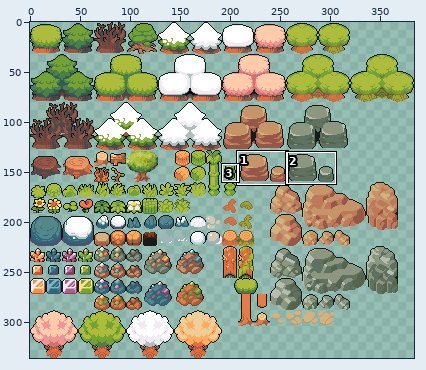
Sprite sheet -- Ninja Adventure - Asset Pack/Backgrounds/Tilesets/TilesetNature.png. Above: a wide view before the commit, with the close-up outlined.
Close-up. The starting point:
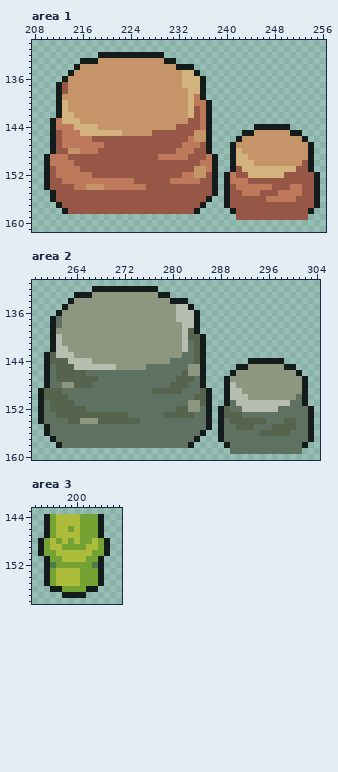
The file is 384x336 pixels. Pixels under 10% opacity are left out. Colours within 5 levels of each other are drawn and written as one. Shown: area 1: x 208..256, y 130..161; area 2: x 257..304, y 131..160; area 3: x 193..207, y 143..158. The commit also changed other parts of the picture, which this record leaves out.
After:
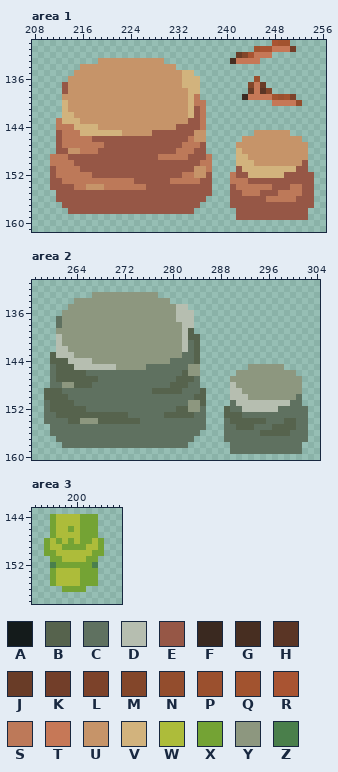
Palette (. is transparent): A #141b1b  B #56634d  C #5f7160  D #b6beb0  E #965746  F #3a2920  G #472e21  H #5a3525  J #693c27  K #723e29  L #7c422a  M #83462a  N #934d2d  P #9b502e  Q #a2532f  R #a95432  S #bd7959  T #c67857  U #c69469  V #d2b37d  W #adbc3a  X #74a334  Y #8d977f  Z #4a7f4b
Difference:
Changed rows in their new state; - is an unchanged pixel.
Area 1:
first column x 210:
130 --------------------------------------RQQ-----
131 -----------------------------------QRRTTTK----
132 ---------...........------------JMRTTT--------
133 ------...-----------..---------GTTTT----------
134 -----.----------------...---------------------
135 ----.--------------------.--------------------
136 ---.----------------------.--------P----------
137 --.-----------------------.-------MTJ---------
138 --.-----------------------.-------JTHM--------
139 --.-----------------------.------FTTTTQPQL----
140 --.------------------------.----------TTTTN---
141 --.------------------------.------------------
142 --.------------------------.------------------
143 -.-------------------------.------------------
144 -.-------------------------.-------......-----
145 -.-------------------------.-----..------..---
146 -.-------------------------.----.----------.--
147 -.-------------------------.---.------------.-
148 -.-------------------------.---.------------.-
149 .---------------------------.--.------------.-
150 .---------------------------.--.------------.-
151 .---------------------------.--.------------.-
152 .---------------------------.-.--------------.
153 .---------------------------.-.--------------.
154 .---------------------------.-.--------------.
155 -.--------------------------.-.--------------.
156 -.-------------------------.--.--------------.
157 --.-----------------------.---.--------------.
158 ---.---------------------.-----.------------.-
Area 2:
first column x 258:
132 ---------...........--------------------------
133 ------...-----------..------------------------
134 -----.----------------...---------------------
135 ----.--------------------.--------------------
136 ---.----------------------.-------------------
137 --.-----------------------.-------------------
138 --.-----------------------.-------------------
139 --.-----------------------.-------------------
140 --.------------------------.------------------
141 --.------------------------.------------------
142 --.------------------------.------------------
143 -.-------------------------.------------------
144 -.-------------------------.-------......-----
145 -.-------------------------.-----..------..---
146 -.-------------------------.----.----------.--
147 -.-------------------------.---.------------.-
148 -.-------------------------.---.------------.-
149 .---------------------------.--.------------.-
150 .---------------------------.--.------------.-
151 .---------------------------.--.------------.-
152 .---------------------------.-.--------------.
153 .---------------------------.-.--------------.
154 .---------------------------.-.--------------.
155 -.--------------------------.-.--------------.
156 -.-------------------------.--.--------------.
157 --.-----------------------.---.--------------.
158 ---.---------------------.-----.------------.-
Area 3:
first column x 194:
144 -.--------.-
145 -.--------.-
146 -.--------.-
147 -.--------.-
148 .----------.
149 .----------.
150 .----------.
151 -.--------.-
152 -.--------.-
153 -.--------.-
154 -.--------.-
155 -.--------.-
156 --..----..--
157 ----....----
Pixel boxes of the changes (left, top, right, bottom) in both close-ups:
changed: (44, 40, 320, 214)
erased: (38, 286, 314, 448)
erased: (38, 514, 110, 598)
